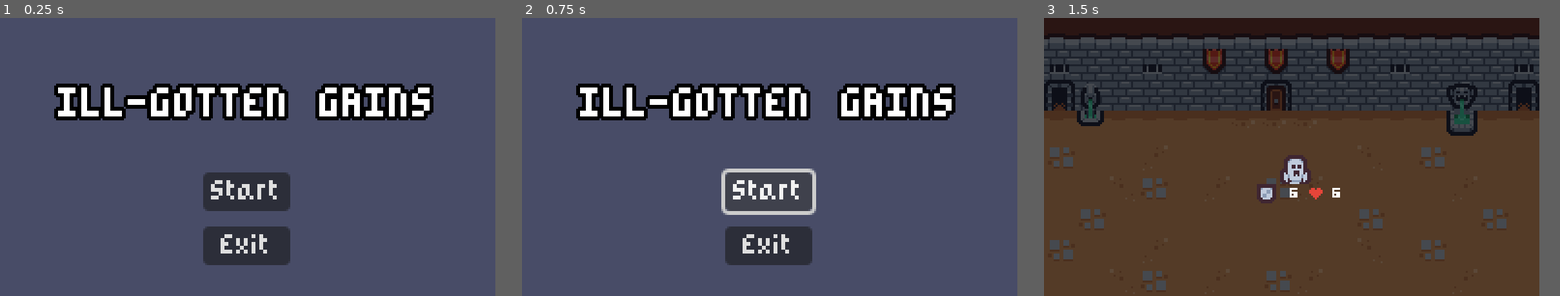
Above: before the commit, frames 1-3 (left to right).
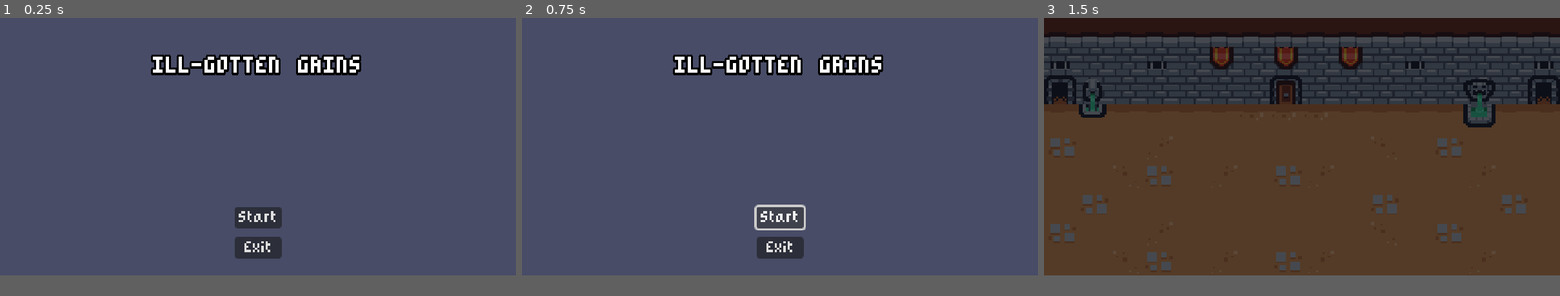
Above: after the commit, the same moments.

Repository: Iamdeboi/Ill-Gotten-Gains
Game: Godot game, scene res://Scenes/Menus/main_menu.tscn
Same seed, same stepped clock (60 frames per second), same inputs: the game is played once before the commit and once after it. Sound files missing from this copy of the repository are replaced by a short silence.
Inputs (mouse positions are in pixels of both pictures, inside the frame that each line leads up to):
- Up to frame 1 (0.25 s): no input
- Up to frame 2 (0.75 s): click "Start" at 0.5 s
- Up to frame 3 (1.5 s): move the mouse to (1400, 143) at 1.27 s; press the mouse at (1400, 143) at 1.28 s
In our replay, the window is 768x432 before the commit and 800x400 after it. These sizes can differ from the game's own. Grey fills any space a smaller window leaves; there, only what the larger window draws over its background counts as a difference.

The runs differ from the first frame. In frame 1, 14% of the frame differs, in the area x 10-84%, y 13-89%; in frame 2, 15%; in frame 3, 13%.
Error before the commit: Parse Error: Too few arguments for "update_enemy()" call. Expected at least 1 but received 0. (res://enemy.gd:16)

Commit message:
L: Redone BaseStats and PlayerStats, basic functions to fluctuate the two
Deleted old Stats.gd and CharacterStats.gd to try and model my own solution to displaying the information on a GUI and for updating stats with items in the future.

Diff:
--- /dev/null
+++ b/Assets/art/white_sprite_material.tres
@@ -0,0 +1,6 @@
+[gd_resource type="ShaderMaterial" load_steps=2 format=3 uid="uid://d30aqi80c1nrc"]
+
+[ext_resource type="Shader" path="res://art/white_sprite_material.gdshader" id="1_ghqce"]
+
+[resource]
+shader = ExtResource("1_ghqce")
--- a/Assets/white_sprite_material.tres
+++ /dev/null
@@ -1,7 +0,0 @@
-[gd_resource type="ShaderMaterial" load_steps=2 format=3 uid="uid://d30aqi80c1nrc"]
-
-[ext_resource type="Shader" path="res://Assets/white_sprite_material.gdshader" id="1_ghqce"]
-
-
-[resource]
-shader = ExtResource("1_ghqce")
--- a/Characters/Thief/thief_stats.tres
+++ /dev/null
@@ -1,11 +0,0 @@
-[gd_resource type="Resource" script_class="CharacterStats" load_steps=3 format=3 uid="uid://jahsy4a15rl0"]
-
-[ext_resource type="Script" path="res://Resources/character_stats.gd" id="1_n446y"]
-[ext_resource type="Texture2D" uid="uid://01cnuv5m4n6f" path="res://Assets/tile_0112.png" id="1_tu7am"]
-
-[resource]
-script = ExtResource("1_n446y")
-max_mana = 10
-weight_limit = 50
-max_health = 25
-art = ExtResource("1_tu7am")
--- a/Globals/event_bus.gd
+++ b/Globals/event_bus.gd
@@ -7,5 +7,5 @@
 # Shop-related Events
 
 # Combat-related Events
-
+signal stats_changed(stats: BaseStats)
 # Treaure-related Events
--- /dev/null
+++ b/Resources/Enemies/enemy.tscn
@@ -0,0 +1,80 @@
+[gd_scene load_steps=5 format=3 uid="uid://csrqkvxjanx4w"]
+
+[ext_resource type="Texture2D" uid="uid://cgopx2ponr1qi" path="res://Assets/art/tile_0121.png" id="2_kyeyu"]
+[ext_resource type="PackedScene" uid="uid://ikjatqjcn61n" path="res://Scenes/GUI/stats_ui.tscn" id="3_geymo"]
+
+[sub_resource type="GDScript" id="GDScript_tqg6k"]
+script/source = "class_name Enemy
+extends Area2D
+
+@export var stats: Stats : set = set_enemy_stats
+
+@onready var sprite_2d: Sprite2D = $Sprite2D
+@onready var stats_ui: StatsUI = %StatsUI
+
+
+
+func _ready() -> void:
+	set_enemy_stats(stats)
+	update_stats(stats)
+
+
+func set_enemy_stats(value: Stats) -> void:
+	stats = value.create_instance()
+
+	if not stats.stats_changed.is_connected(update_stats):
+		stats.stats_changed.connect(update_stats)
+
+	update_enemy()
+
+
+func update_stats(stats) -> void:
+	stats_ui.update_stats(stats)
+
+
+func update_enemy() -> void:
+	if not stats is Stats:
+		return
+	if not is_inside_tree():
+		await ready
+
+	sprite_2d.texture = stats.art
+	update_stats(stats)
+
+
+func take_damage(damage: int) -> void:
+	if stats.health <= 0:
+		return
+
+	stats.take_damage(damage)
+
+	if stats.health <= 0:
+		queue_free()
+"
+
+[sub_resource type="RectangleShape2D" id="RectangleShape2D_q3t1i"]
+
+[node name="Enemy" type="Area2D"]
+light_mask = 2
+visibility_layer = 2
+script = SubResource("GDScript_tqg6k")
+
+[node name="CollisionShape2D" type="CollisionShape2D" parent="."]
+position = Vector2(0, -11)
+shape = SubResource("RectangleShape2D_q3t1i")
+
+[node name="Sprite2D" type="Sprite2D" parent="."]
+position = Vector2(0, -9)
+texture = ExtResource("2_kyeyu")
+
+[node name="StatsUI" parent="." instance=ExtResource("3_geymo")]
+unique_name_in_owner = true
+visible = false
+anchor_left = 0.0
+anchor_right = 0.0
+offset_left = -23.0
+offset_right = 24.0
+offset_bottom = 16.0
+grow_horizontal = 1
+size_flags_horizontal = 4
+size_flags_vertical = 4
--- a/Resources/Enemies/ghost.tres
+++ /dev/null
@@ -1,9 +0,0 @@
-[gd_resource type="Resource" script_class="Stats" load_steps=3 format=3 uid="uid://chatfwbs1qmss"]
-
-[ext_resource type="Script" path="res://Resources/stats.gd" id="1_ccl7h"]
-[ext_resource type="Texture2D" uid="uid://cgopx2ponr1qi" path="res://Assets/tile_0121.png" id="1_ojkvc"]
-
-[resource]
-script = ExtResource("1_ccl7h")
-max_health = 10
-art = ExtResource("1_ojkvc")
--- /dev/null
+++ b/Resources/Templates/StatMakers/base_stats.gd
@@ -0,0 +1,53 @@
+class_name BaseStats
+extends Resource
+
+signal stats_changed #Notifies UI about stat changes
+
+@export_category("Starting Values")
+@export var max_health: int = 1
+@export var starting_armor: int = 1
+@export var max_mana: int = 1
+@export var damage: int = 1
+
+@export_category("Other")
+@export var name: String
+@export var art: Texture
+
+var health: int : set = set_health
+var mana: int : set = set_mana
+var armor: int : set = set_armor
+
+
+# Setting Functions
+func set_health(value : int) -> void:
+	health = clampi(value, 0, max_health) # the value recieved can't let the health go under 0 or above max_health
+	stats_changed.emit()
+
+
+func set_mana(value : int) -> void:
+	mana = clampi(value, 0, max_mana) # the value recieved can't let the health go under 0 or above max_health
+	stats_changed.emit()
+
+
+func set_armor(value : int) -> void:
+	health = clampi(value, 0, 999) # the value recieved can't let the health go under 0 or above max_health
+	stats_changed.emit()
+
+
+# Stat Changing Functions
+func take_damage(damage : int) -> void: # Processes armor before taking the true amount of damage to the entity's health
+	if damage <= 0:
+		return
+	var initial_damage = damage
+	damage = clampi(damage - armor, 0, damage)
+	self.armor = clampi(armor - initial_damage, 0, armor)
+	self.health -= damage
+
+
+func heal(amount : int) -> void: # Restores health based on amount passed through the method "Stats.heal"
+	self.health += amount
+
+
+func restore_mana(amount : int) -> void: #Restores mana based on value
+	mana = clampi(amount, 0, max_mana)
+	self.mana += amount
--- /dev/null
+++ b/Resources/Templates/StatMakers/player_stats.gd
@@ -0,0 +1,10 @@
+class_name PlayerStats
+extends BaseStats
+
+@export_category("Player Attributes")
+@export var strength : int
+@export var dexterity : int
+@export var intellect : int
+@export var wisdom : int
+@export var charisma : int
+@export var constitution : int
--- a/Resources/character_stats.gd
+++ /dev/null
@@ -1,38 +0,0 @@
-class_name CharacterStats
-extends Stats #shares all related functions to the Stats class above!
-
-@export var max_mana: int
-@export var weight_limit: int
-
-var mana: int : set = set_mana
-var weight : set = set_weight
-
-
-func set_mana(value: int) -> void:
-	mana = value
-	stats_changed.emit()
-
-
-func reset_mana() -> void:
-	self.mana = max_mana
-
-
-func set_weight(value: int) -> void: # Changes weight in cases where the player deposits or withdraws something from their inventory
-	weight = value
-	stats_changed.emit()
-
-
-func reset_weight() -> void:
-	self.weight = weight_limit
-
-#func can_pickup_item(pickup: Pickup) -> bool:
-#	return weight
-
-
-func create_instance() -> Resource:
-	var instance: CharacterStats = self.duplicate()
-	instance.health = max_health
-	instance.armor = 0
-	instance.reset_mana()
-	instance.weight = weight_limit
-	return instance
--- a/Resources/stats.gd
+++ /dev/null
@@ -1,45 +0,0 @@
-class_name Stats
-extends Resource
-
-
-signal stats_changed #Notifies UI about stat changes
-
-@export var max_health := 1
-@export var art: Texture
-
-var health: int : set = set_health
-var armor: int : set = set_armor
-
-
-func set_health(value : int) -> void:
-	health = clampi(value, 0, max_health) # the value recieved can't let the health go under 0 or above max_health
-	stats_changed.emit()
-
-
-func set_armor(value : int) -> void:
-	health = clampi(value, 0, 999) # the value recieved can't let the health go under 0 or above max_health
-	stats_changed.emit()
-
-
-func take_damage(damage : int) -> void: # Processes armor before taking the true amount of damage to the entity's health
-	if damage <= 0:
-		return
-	var initial_damage = damage
-	damage = clampi(damage - armor, 0, damage)
-	self.armor = clampi(armor - initial_damage, 0, armor)
-	self.health -= damage
-
-
-func heal(amount : int) -> void: # Restores health based on amount passed through the method "Stats.heal"
-	self.health += amount
-
-
-
-func create_instance() -> Resource: # Makes individual instances of entity's with this class
-	var instance: Stats = self.duplicate()
-	instance.health = max_health
-	instance.block = 0
-	return instance
-
-# [Create new resources with this class: "Stats" and "stats.gd" in the inspector]
-# [You can set the health and the texture in the inspector tool for every new entity you want to make!]
--- a/Scenes/Combat/battle_scene.tscn
+++ b/Scenes/Combat/battle_scene.tscn
@@ -1,14 +1,14 @@
-[gd_scene load_steps=3 format=3 uid="uid://beq6os1qypmat"]
+[gd_scene load_steps=2 format=3 uid="uid://beq6os1qypmat"]
 
-[ext_resource type="Texture2D" uid="uid://cp4iq5fd6j8be" path="res://Assets/background.png" id="1_txb8x"]
-[ext_resource type="PackedScene" uid="uid://b5w2tv81h6nmi" path="res://enemy.tscn" id="2_w4kg7"]
+[ext_resource type="Texture2D" uid="uid://cp4iq5fd6j8be" path="res://Assets/art/background.png" id="1_txb8x"]
 
 [node name="BattleScene" type="Node2D"]
 
 [node name="Background" type="Sprite2D" parent="."]
 modulate = Color(0.359069, 0.359069, 0.359069, 1)
+scale = Vector2(1.875, 1.66667)
 texture = ExtResource("1_txb8x")
 centered = false
 
-[node name="Enemy" parent="." instance=ExtResource("2_w4kg7")]
-position = Vector2(130, 87)
+[node name="Camera2D" type="Camera2D" parent="."]
+position = Vector2(240, 120)
--- a/Scenes/GUI/stats_ui.gd
+++ b/Scenes/GUI/stats_ui.gd
@@ -7,7 +7,7 @@
 @onready var health_label: Label = %HealthLabel
 
 
-func update_stats(stats: Stats) -> void:
+func update_stats(stats: BaseStats) -> void:
 	armor_label.text = str(stats.armor)
 	health_label.text = str(stats.health)
 
--- a/Scenes/GUI/stats_ui.tscn
+++ b/Scenes/GUI/stats_ui.tscn
@@ -1,20 +1,23 @@
 [gd_scene load_steps=6 format=3 uid="uid://ikjatqjcn61n"]
 
 [ext_resource type="FontFile" uid="uid://dskmdk146n4rq" path="res://Assets/Font/pixel_rpg.ttf" id="1_cuvgx"]
-[ext_resource type="Texture2D" uid="uid://oe7v35ii8vrs" path="res://Assets/tile_0102.png" id="1_j3o2s"]
+[ext_resource type="Texture2D" uid="uid://oe7v35ii8vrs" path="res://Assets/art/tile_0102.png" id="1_j3o2s"]
 [ext_resource type="Script" path="res://Scenes/GUI/stats_ui.gd" id="2_jg2hf"]
-[ext_resource type="Texture2D" uid="uid://d0edy7thj8ce6" path="res://Assets/heart.png" id="3_y3qb5"]
+[ext_resource type="Texture2D" uid="uid://d0edy7thj8ce6" path="res://Assets/art/heart.png" id="3_y3qb5"]
 
 [sub_resource type="Theme" id="Theme_8g032"]
 default_font = ExtResource("1_cuvgx")
 
 [node name="StatsUI" type="HBoxContainer"]
-anchors_preset = 5
-anchor_left = 0.5
-anchor_right = 0.5
-offset_left = -23.5
-offset_right = 23.5
-offset_bottom = 16.0
+light_mask = 2
+visibility_layer = 2
+anchors_preset = -1
+anchor_left = 0.451
+anchor_right = 0.549
+anchor_bottom = 0.067
+offset_left = 0.019989
+offset_right = -0.0200195
+offset_bottom = -0.0799999
 grow_horizontal = 2
 theme = SubResource("Theme_8g032")
 alignment = 1
@@ -33,7 +36,7 @@
 layout_mode = 2
 size_flags_vertical = 1
 theme_override_font_sizes/font_size = 6
-text = "6"
+text = "0"
 horizontal_alignment = 1
 vertical_alignment = 1
 
@@ -50,6 +53,6 @@
 layout_mode = 2
 size_flags_vertical = 1
 theme_override_font_sizes/font_size = 6
-text = "6"
+text = "0"
 horizontal_alignment = 1
 vertical_alignment = 1
--- a/Scenes/Map/map.tscn
+++ b/Scenes/Map/map.tscn
@@ -22,7 +22,7 @@
 unique_name_in_owner = true
 
 [node name="Camera2D" type="Camera2D" parent="."]
-offset = Vector2(320, 240)
+offset = Vector2(240, 120)
 
 [node name="MapGenerator" type="Node" parent="."]
 script = ExtResource("4_kq8q0")
--- a/Scenes/Map/map_generator.gd
+++ b/Scenes/Map/map_generator.gd
@@ -1,9 +1,9 @@
 class_name MapGenerator
 extends Node
 
-const X_DIST := 90 # X Margin for map nodes
-const Y_DIST := 80 # Y Margin for map nodes
-const PLACEMENT_RANDOMNESS := 25 # Trick for making the nodes' placement more organic
+const X_DIST := 40 # X Margin for map nodes
+const Y_DIST := 25 # Y Margin for map nodes
+const PLACEMENT_RANDOMNESS := 10 # Trick for making the nodes' placement more organic
 const FLOORS := 15 # Rows
 const MAP_WIDTH := 7 # Columns
 const PATHS := 6 # Maximum number of paths for the whole map
--- a/Scenes/Map/map_line.tscn
+++ b/Scenes/Map/map_line.tscn
@@ -1,6 +1,6 @@
 [gd_scene load_steps=2 format=3 uid="uid://8a7bhj13lfmy"]
 
-[ext_resource type="Texture2D" uid="uid://dytxm2qwdc2or" path="res://Assets/line.png" id="1_r8emd"]
+[ext_resource type="Texture2D" uid="uid://d05mgkyf4ofwm" path="res://Assets/art/line.png" id="1_r8emd"]
 
 [node name="MapLine" type="Line2D"]
 texture_repeat = 2
--- a/Scenes/Map/map_room.gd
+++ b/Scenes/Map/map_room.gd
@@ -5,11 +5,11 @@
 
 const ICONS := {
 	Room.Type.NOT_ASSIGNED: [null, Vector2.ONE], #Sprite, Scale
-	Room.Type.MONSTER: [preload("res://Assets/tile_0103.png"), Vector2.ONE],
-	Room.Type.TREASURE: [preload("res://Assets/tile_0089.png"), Vector2.ONE],
-	Room.Type.CAMPFIRE: [preload("res://Assets/player_heart.png"), Vector2(0.6, 0.6)],
-	Room.Type.SHOP: [preload("res://Assets/gold.png"), Vector2(0.6, 0.6)],
-	Room.Type.BOSS: [preload("res://Assets/tile_0118.png"), Vector2(1.25, 1.25)],
+	Room.Type.MONSTER: [preload("res://Assets/art/tile_0103.png"), Vector2.ONE],
+	Room.Type.TREASURE: [preload("res://Assets/art/tile_0089.png"), Vector2.ONE],
+	Room.Type.CAMPFIRE: [preload("res://Assets/art/player_heart.png"), Vector2(0.6, 0.6)],
+	Room.Type.SHOP: [preload("res://Assets/art/gold.png"), Vector2(0.6, 0.6)],
+	Room.Type.BOSS: [preload("res://Assets/art/tile_0118.png"), Vector2(1.25, 1.25)],
 }
 
 @onready var sprite_2d: Sprite2D = $Visuals/Sprite2D
--- a/Scenes/Map/map_room.tscn
+++ b/Scenes/Map/map_room.tscn
@@ -1,6 +1,6 @@
 [gd_scene load_steps=8 format=3 uid="uid://c7luipxsmw3h"]
 
-[ext_resource type="Texture2D" uid="uid://bfvi02kojsa00" path="res://Assets/tile_0103.png" id="1_fxsgn"]
+[ext_resource type="Texture2D" uid="uid://bfvi02kojsa00" path="res://Assets/art/tile_0103.png" id="1_fxsgn"]
 [ext_resource type="Script" path="res://Scenes/Map/map_room.gd" id="1_x23wn"]
 
 [sub_resource type="CircleShape2D" id="CircleShape2D_j2ecl"]
--- a/enemy.gd
+++ /dev/null
@@ -1,40 +0,0 @@
-class_name Enemy
-extends Area2D
-
-@export var stats: Stats : set = set_enemy_stats
-
-@onready var sprite_2d: Sprite2D = $Sprite2D
-@onready var stats_ui: StatsUI = $StatsUI as StatsUI
-
-
-func set_enemy_stats(value: Stats) -> void:
-	stats = value.create_instance()
-
-	if not stats.stats_changed.is_connected(update_stats):
-		stats.stats_changed.connect(update_stats)
-
-	update_enemy()
-
-
-func update_stats() -> void:
-	stats_ui.update_stats(stats)
-
-
-func update_enemy(value: Stats) -> void:
-	if not stats is Stats:
-		return
-	if not is_inside_tree():
-		await ready
-
-	sprite_2d.texture = stats.art
-	update_stats()
-
-
-func take_damage(damage: int) -> void:
-	if stats.health <= 0:
-		return
-
-	stats.take_damage(damage)
-
-	if stats.health <= 0:
-		queue_free()
--- a/enemy.tscn
+++ /dev/null
@@ -1,29 +0,0 @@
-[gd_scene load_steps=5 format=3 uid="uid://b5w2tv81h6nmi"]
-
-[ext_resource type="PackedScene" uid="uid://ikjatqjcn61n" path="res://Scenes/GUI/stats_ui.tscn" id="1_0yv5h"]
-[ext_resource type="Texture2D" uid="uid://cgopx2ponr1qi" path="res://Assets/tile_0121.png" id="1_lhccq"]
-[ext_resource type="Script" path="res://enemy.gd" id="1_uayyx"]
-
-[sub_resource type="RectangleShape2D" id="RectangleShape2D_q3t1i"]
-
-[node name="Enemy" type="Area2D"]
-script = ExtResource("1_uayyx")
-
-[node name="CollisionShape2D" type="CollisionShape2D" parent="."]
-position = Vector2(0, -11)
-shape = SubResource("RectangleShape2D_q3t1i")
-
-[node name="Sprite2D" type="Sprite2D" parent="."]
-position = Vector2(0, -9)
-texture = ExtResource("1_lhccq")
-
-[node name="StatsUI" parent="." instance=ExtResource("1_0yv5h")]
-anchors_preset = 15
-anchor_left = 0.0
-anchor_right = 1.0
-anchor_bottom = 1.0
-offset_left = -19.0
-offset_right = 20.0
-offset_bottom = 8.0
-grow_vertical = 2
-size_flags_horizontal = 0
--- /dev/null
+++ b/node.gd
@@ -0,0 +1 @@
+extends Node
--- a/project.godot
+++ b/project.godot
@@ -14,16 +14,20 @@
 config/description="Game development project dedicated learning to ultlize algorithims in game design, and improving understanding of UI/UX elements within Godot and as a game design principle."
 run/main_scene="res://Scenes/Menus/main_menu.tscn"
 config/features=PackedStringArray("4.3", "Forward Plus")
-config/icon="res://Assets/tile_0118.png"
+config/icon="res://Assets/art/tile_0118.png"
 
 [autoload]
 
 EventBus="*res://Globals/event_bus.gd"
 
+[debug]
+
+settings/stdout/verbose_stdout=true
+
 [display]
 
-window/size/viewport_width=256
-window/size/viewport_height=144
+window/size/viewport_width=480
+window/size/viewport_height=240
 window/size/window_width_override=1980
 window/size/window_height_override=1080
 window/stretch/mode="viewport"
@@ -65,6 +69,7 @@
 
 [layer_names]
 
+2d_render/layer_1="Background"
 2d_physics/layer_4="map_rooms"
 
 [rendering]
Not shown, removed: Assets/arrow.png.import
Not shown, added: Assets/art/8_bit_iced_village_lofi.mp3.import
Renamed: Assets/arrow.png -> Assets/art/arrow.png
Not shown, added: Assets/art/arrow.png.import
Binary file added: Assets/art/arrow_small.png
Not shown, added: Assets/art/arrow_small.png.import
Binary file added: Assets/art/arrow_small_disabled.png
Not shown, added: Assets/art/arrow_small_disabled.png.import
Binary file added: Assets/art/attack_negative.png
Not shown, added: Assets/art/attack_negative.png.import
Not shown, added: Assets/art/axe.ogg.import
Renamed: Assets/background.png -> Assets/art/background.png
(and 191 more such lines)
